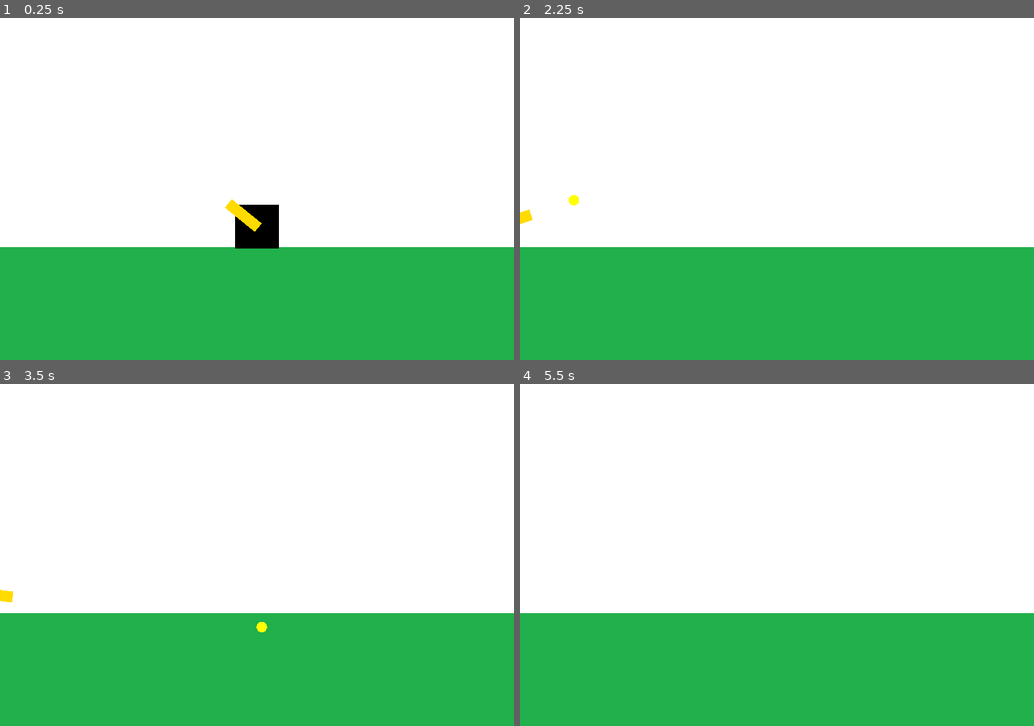
Above: before the commit, frames 1-4 (two rows, left to right).
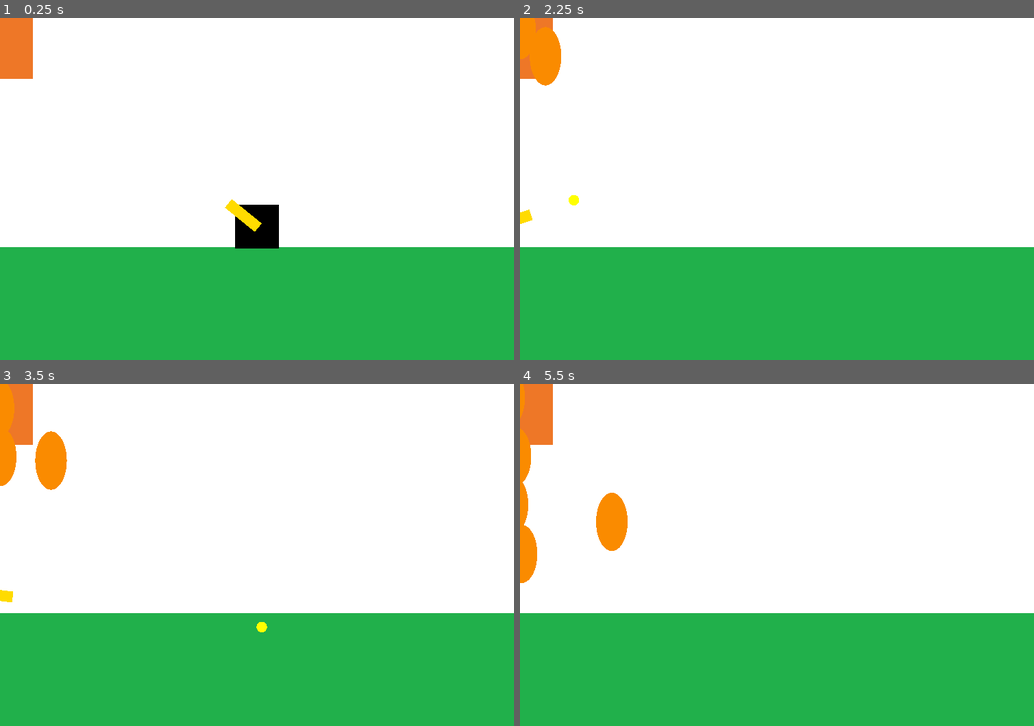
Above: after the commit, the same moments.

Repository: NahuelIglesias/Desafio2
Game: Godot game, scene res://scenes/first_world.tscn
The game is run twice, just before and just after one commit, with the same random seed, the same clock (stepped at 60 frames per second) and the same inputs.
Inputs (mouse positions are in pixels of both pictures, inside the frame that each line leads up to):
- Up to frame 1 (0.25 s): no input
- Up to frame 2 (2.25 s): tap Enter at 0.5 s; move the mouse to (890, 171) at 0.52 s; click (890, 171) at 0.6 s; move the mouse to (674, 206) at 1.27 s; hold A (mover_izq) 1.28-2.03 s; tap D (mover_der) at 1.35 s; click (674, 206) at 1.55 s; move the mouse to (828, 113) at 2.02 s; click (828, 113) at 2.1 s
- Up to frame 3 (3.5 s): move the mouse to (231, 623) at 2.77 s; click (231, 623) at 2.85 s
- Up to frame 4 (5.5 s): move the mouse to (931, 606) at 3.52 s; hold D (mover_der) 3.53-4.28 s; hold A (mover_izq) from 3.53 s (still down); click (931, 606) at 3.8 s; move the mouse to (622, 503) at 4.27 s; click (622, 503) at 4.35 s; move the mouse to (802, 555) at 5.02 s; click (802, 555) at 5.1 s

The runs differ from the first frame. In frame 1, 1.1% of the frame differs, in the area x 0-7%, y 0-18%; in frame 2, 1.4%; in frame 3, 2.3%; in frame 4, 2.8%, in the area x 0-21%, y 0-59%.
Error before the commit: Attempt to call function 'set_tank_player' in base 'null instance' on a null instance. (res://scenes/first_world.gd:5)
Error after the commit: Invalid call. Nonexistent function 'remove_child' in base 'Nil'. (res://scripts/turret.gd:24)

Commit message:
Added bullet shooting (fix pending)

Diff:
--- a/Desafio2/scenes/first_world.gd
+++ b/Desafio2/scenes/first_world.gd
@@ -2,4 +2,4 @@
 
 func _ready():
 	$tank_player.set_bullet_container(self)
-	$turret.set_tank_player()
+	$turret.set_values($tank_player, self)
--- a/Desafio2/scenes/first_world.tscn
+++ b/Desafio2/scenes/first_world.tscn
@@ -1,9 +1,10 @@
-[gd_scene load_steps=5 format=2]
+[gd_scene load_steps=6 format=2]
 
 [ext_resource path="res://scenes/tank_player.tscn" type="PackedScene" id=1]
 [ext_resource path="res://scenes/first_world.gd" type="Script" id=2]
 [ext_resource path="res://resources/background.png" type="Texture" id=3]
 [ext_resource path="res://resources/floor.png" type="Texture" id=4]
+[ext_resource path="res://scenes/turret.tscn" type="PackedScene" id=5]
 
 [node name="world" type="Node2D"]
 script = ExtResource( 2 )
@@ -25,3 +26,5 @@
 expand = true
 
 [node name="tank_player" parent="." instance=ExtResource( 1 )]
+
+[node name="turret" parent="." instance=ExtResource( 5 )]
--- a/Desafio2/scenes/turret_bullet.tscn
+++ b/Desafio2/scenes/turret_bullet.tscn
@@ -4,7 +4,7 @@
 [ext_resource path="res://scenes/abstract_bullet.tscn" type="PackedScene" id=2]
 
 [node name="bullet" instance=ExtResource( 2 )]
-scale = Vector2( 0.1, 0.1 )
+scale = Vector2( 0.05, 0.05 )
 texture = ExtResource( 1 )
 speed = 80.0
 
--- a/Desafio2/scripts/tank_cannon.gd
+++ b/Desafio2/scripts/tank_cannon.gd
@@ -22,8 +22,8 @@
 	var bullet_instance:bullet = bullet_scene.instance()
 	bullet_container.add_child(bullet_instance)
 	bullet_instance.set_starting_values(shootPosition.global_position, (shootPosition.global_position - global_position).normalized())
-	bullet_instance.connect("delete_requested", self, "on_bullet_delete_requested")
+	bullet_instance.connect("delete_requested", self, "_on_bullet_delete_requested")
 
-func on_bullet_delete_requested(bullet):
+func _on_bullet_delete_requested(bullet):
 	bullet_container.remove_child(bullet)
 	bullet.queue_free()
--- a/Desafio2/scripts/turret.gd
+++ b/Desafio2/scripts/turret.gd
@@ -18,8 +18,8 @@
 	var bullet:bullet = bullet_scene.instance()
 	bullet_container = add_child(bullet)
 	bullet.set_starting_values(shoot_position.global_position, (tank_player.global_position - shoot_position.global_position).normalized())
-	bullet.connect("delete_requested", self, "on_bullet_delete_requested")
+	bullet.connect("delete_requested", self, "_on_bullet_delete_requested")
 
-func on_bullet_delete_requested(bullet):
+func _on_bullet_delete_requested(bullet):
 	bullet_container.remove_child(bullet)
 	bullet.queue_free()
